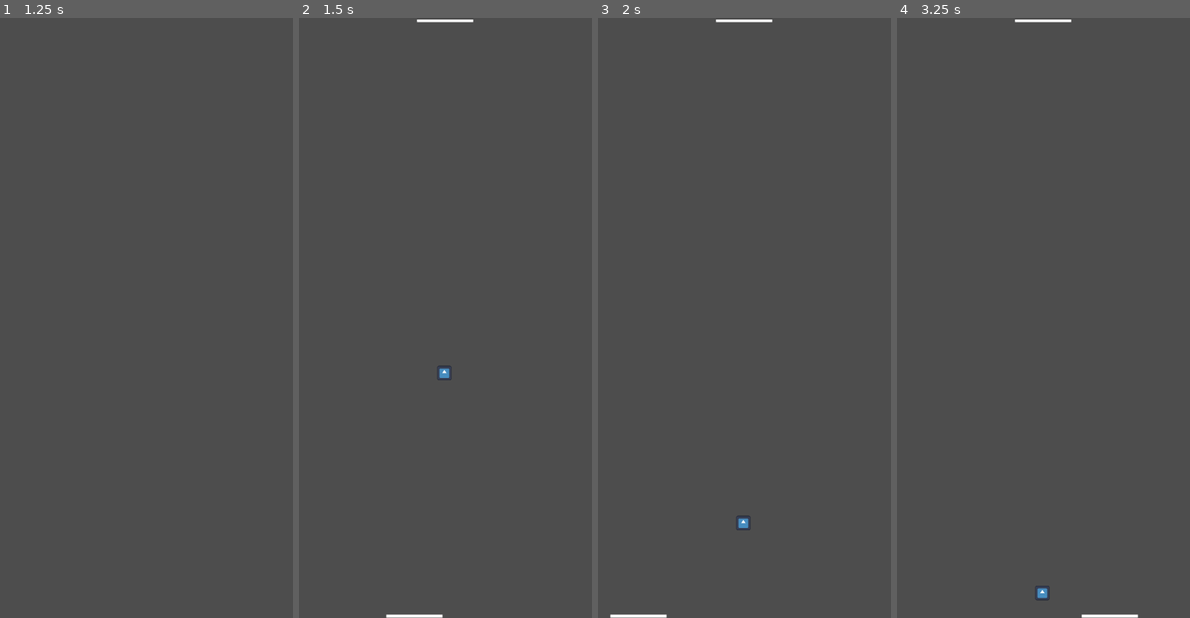
Above: before the commit, frames 1-4 (left to right).
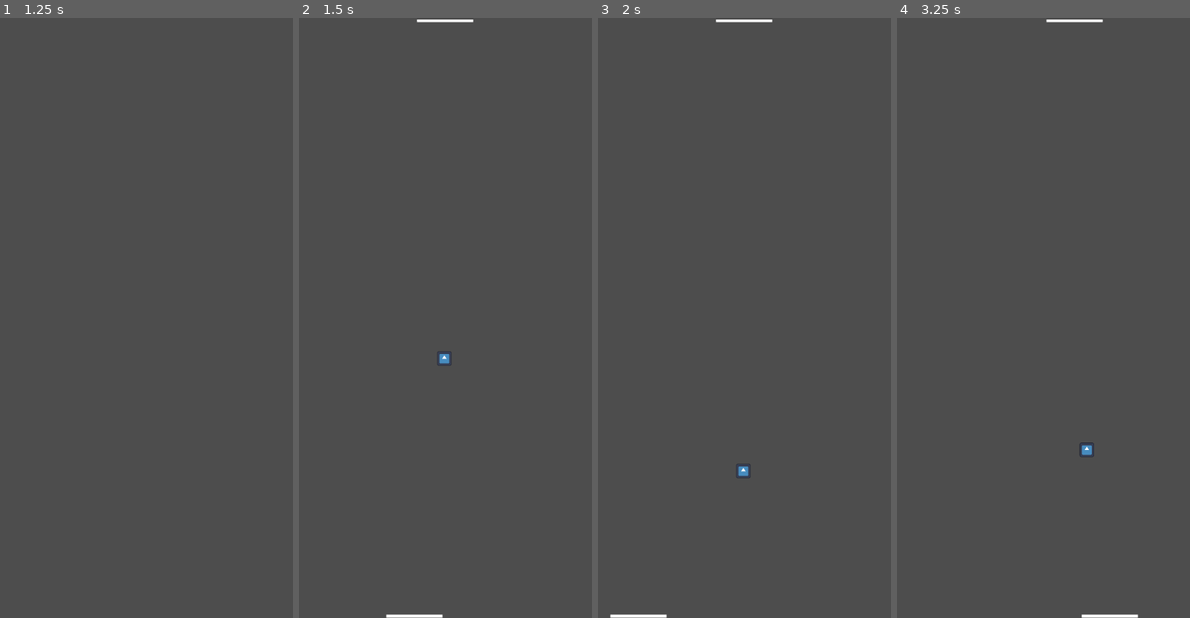
Above: after the commit, the same moments.

Repository: kokolune/Pong
Game: Godot game, scene res://scenes/main.tscn
Two runs of this game, one before a commit and one after it. Both use one fixed random seed, a clock stepped at 60 frames per second and the inputs below. The engine's default icon, where the game draws it, is replaced by a stand-in: a white triangle on a blue panel in a dark square.
Inputs:
- Up to frame 1 (1.25 s): tap Enter at 0.5 s; hold D (move_right) from 0.53 s (still down)
- Up to frame 2 (1.5 s): tap Space at 1.25 s; release D (move_right) at 1.28 s; hold A (move_left) from 1.28 s (still down)
- Up to frame 3 (2 s): keep holding A (move_left)
- Up to frame 4 (3.25 s): release A (move_left) at 2.03 s; hold D (move_right) from 2.03 s (still down)

Frame 1 is identical in both runs. In frame 2, 0.1% of the frame differs, in the area x 47-52%, y 55-61%; in frame 3, 0.1%; in frame 4, 0.3%, in the area x 40-71%, y 0-97%.

Commit message:
finished enemy ai plus started ui scene

Diff:
--- a/player.gd
+++ b/player.gd
@@ -28,4 +28,5 @@
 
 func _on_area_entered(area: Area2D) -> void:
 	if area != player:
+		print("player bounce")
 		bounce.emit(player)
--- a/project.godot
+++ b/project.godot
@@ -34,6 +34,11 @@
 ]
 }
 
+[physics]
+
+common/physics_ticks_per_second=200
+2d/solver/solver_iterations=200
+
 [rendering]
 
 renderer/rendering_method="gl_compatibility"
--- /dev/null
+++ b/scenes/HUD.tscn
@@ -0,0 +1,72 @@
+[gd_scene load_steps=3 format=3 uid="uid://bfg001snb6fl5"]
+
+[ext_resource type="Script" uid="uid://bro2cgkdnscvr" path="res://scripts/hud.gd" id="1_fls4u"]
+[ext_resource type="FontFile" uid="uid://cfdt0pstpgw07" path="res://Minecraft.ttf" id="1_qpvh6"]
+
+[node name="Hud" type="CanvasLayer"]
+script = ExtResource("1_fls4u")
+
+[node name="ColorRect" type="ColorRect" parent="."]
+anchors_preset = 15
+anchor_right = 1.0
+anchor_bottom = 1.0
+grow_horizontal = 2
+grow_vertical = 2
+color = Color(0.537338, 0.0902115, 0.0902115, 1)
+
+[node name="EnemyScore" type="Label" parent="."]
+offset_left = 744.0
+offset_top = 692.0
+offset_right = 800.0
+offset_bottom = 792.0
+theme_override_fonts/font = ExtResource("1_qpvh6")
+theme_override_font_sizes/font_size = 100
+text = "0"
+
+[node name="PlayerScore" type="Label" parent="."]
+offset_left = 6.0
+offset_top = 833.0
+offset_right = 62.0
+offset_bottom = 933.0
+theme_override_fonts/font = ExtResource("1_qpvh6")
+theme_override_font_sizes/font_size = 100
+text = "0"
+
+[node name="StartButton" type="Button" parent="."]
+anchors_preset = 8
+anchor_left = 0.5
+anchor_top = 0.5
+anchor_right = 0.5
+anchor_bottom = 0.5
+offset_left = -120.0
+offset_top = 100.0
+offset_right = 120.0
+offset_bottom = 210.0
+grow_horizontal = 2
+grow_vertical = 2
+theme_override_fonts/font = ExtResource("1_qpvh6")
+theme_override_font_sizes/font_size = 50
+text = "Start
+Game"
+autowrap_mode = 2
+
+[node name="MessageTimer" type="Timer" parent="."]
+
+[node name="Title" type="Label" parent="."]
+anchors_preset = 8
+anchor_left = 0.5
+anchor_top = 0.5
+anchor_right = 0.5
+anchor_bottom = 0.5
+offset_left = -122.0
+offset_top = -50.0
+offset_right = 122.0
+offset_bottom = 50.0
+grow_horizontal = 2
+grow_vertical = 2
+theme_override_fonts/font = ExtResource("1_qpvh6")
+theme_override_font_sizes/font_size = 100
+text = "Pong"
+horizontal_alignment = 1
+vertical_alignment = 1
+autowrap_mode = 2
--- a/scenes/main.tscn
+++ b/scenes/main.tscn
@@ -19,7 +19,7 @@
 [node name="Ball" parent="." instance=ExtResource("4_jyhfs")]
 position = Vector2(400, 300)
 scale = Vector2(0.3, 0.3)
-speed = 800
+speed = 600
 
 [node name="StartPosition" type="Marker2D" parent="."]
 position = Vector2(400, 1596)
--- a/scripts/ball.gd
+++ b/scripts/ball.gd
@@ -1,17 +1,16 @@
 extends Area2D
 @export var speed : int #How fast ball will move
 var screen_size #Game's window size
-var speed_modifier = 1 #Speed modifier when ball is bounced from the platforms
 var velocity = Vector2.DOWN # Start game with ball going down
 var ball_id
+var speed_modifier = 1
 
 func _ready() -> void:
 	screen_size = get_viewport_rect().size
 	ball_id = get_instance_id()
 	hide()
 
-func _process(delta: float) -> void:
-	print("during process", position)
+func _physics_process(delta: float) -> void:
 	position += velocity * speed * delta * speed_modifier
 
 func start(pos):
@@ -19,9 +18,8 @@
 	show()
 
 func _on_visible_on_screen_notifier_2d_screen_exited() -> void:
-	print("reseted", position)
 	position = screen_size / 2 # Reset ball position after scoring
-	speed_modifier = 1 # Reset Speed modifier after scoring
+	speed_modifier = 1
 	if velocity.y < 0: # Reset ball velocity depending on who lost the score
 		velocity = Vector2.UP
 	else:
@@ -45,10 +43,8 @@
 		velocity.x += randf_range(0.1, 0.5)
 	elif player.position.x - 32 > position.x:
 		velocity.x += -randf_range(0.1, 0.5)
-	print("before bounce", position)
 	velocity.y *= -1
-	speed_modifier += 0.25
-	print("after bounce", position)
+	speed_modifier += 0.1
 
 func _on_enemy_bounce(enemy) -> void:
 	if enemy.position.x + 32 < position.x:
@@ -56,4 +52,4 @@
 	elif enemy.position.x - 32 > position.x:
 		velocity.x += -randf_range(0.1, 0.5)
 	velocity.y *= -1
-	speed_modifier += 0.25
+	speed_modifier += 0.1
--- a/scripts/enemy.gd
+++ b/scripts/enemy.gd
@@ -1,11 +1,12 @@
 extends Area2D
 signal bounce
-@export var speed = 400 #How fast enemy will move
+@export var speed = 5 #How fast enemy will move
 var screen_size #Game's window size
 var offset
 var enemy
 var ball
 var ball_ready = false
+var direction
 
 func _ready() -> void:
 	screen_size = get_viewport_rect().size
@@ -13,9 +14,10 @@
 	enemy = get_node(".")
 	hide()
 
-func _process(delta: float) -> void:
+func _physics_process(delta: float) -> void:
 	if ball_ready:
-		position.x = ball.position.x
+		direction = ball.position.x - position.x
+		position.x += direction * delta * speed
 		position = position.clamp(offset / 2, screen_size - offset / 2) # restrict enemy's position to screen size
 
 func start(pos, ball_node):
@@ -26,4 +28,5 @@
 
 func _on_area_entered(area: Area2D) -> void:
 	if area != enemy:
+		print("enemy bounce")
 		bounce.emit(enemy)
--- /dev/null
+++ b/scripts/hud.gd
@@ -0,0 +1 @@
+extends CanvasLayer
Binary file added: Minecraft.ttf
Not shown, added: Minecraft.ttf.import
Not shown, added: scripts/hud.gd.uid
Not shown, added: .DS_Store
